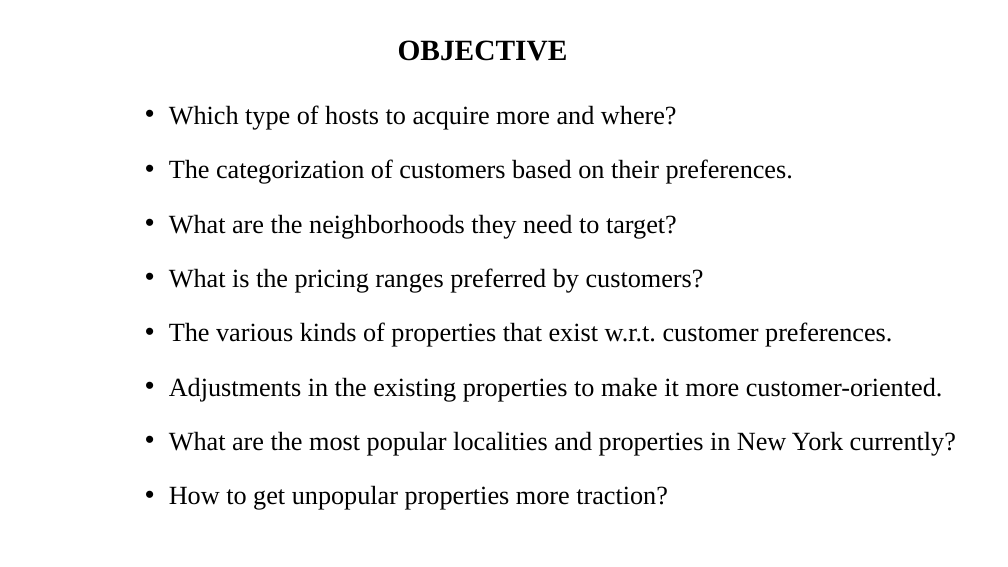
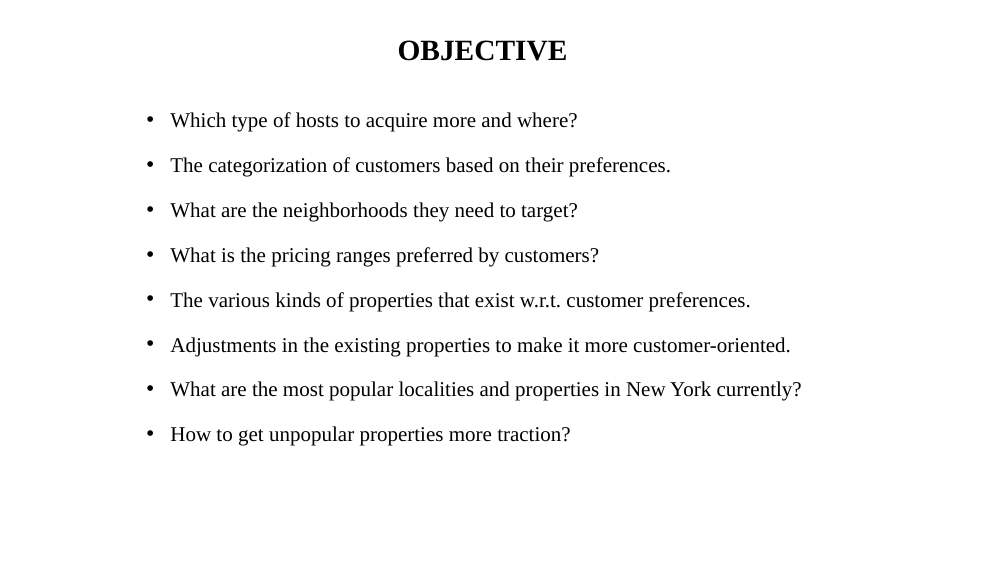
Before and after one commit to sagarbarge/Airbnb_NYC_Storytelling, a slide deck: slide 3 of Presentation_1_Analyst.pptx. Drawn at 1008x567 pixels with LibreOffice and Linux fonts; fonts in the diff are those of the drawing. Boxes give left, top, right and bottom in pixels: in the first picture for what was removed or moved away, otherwise in the second. Text is boxed around its words. In the diff, an @@ line names an element or a change of style, - is before the commit and + after.

```diff
--- a/Presentation_1_Analyst.pptx
+++ b/Presentation_1_Analyst.pptx
@@ text "Which type of hosts to ...": place and size @@
-text "Which type of hosts to ..." at [169, 105, 956, 510]
+text "Which type of hosts to ..." at [170, 112, 802, 446]
@@ text "Which type of hosts to ..." at [170, 112, 802, 446]: size 25 to 20 pt @@
```
Also in this commit, not shown: 10 other slides changed, 3 slides added, 2 slides removed, 5 other files.
